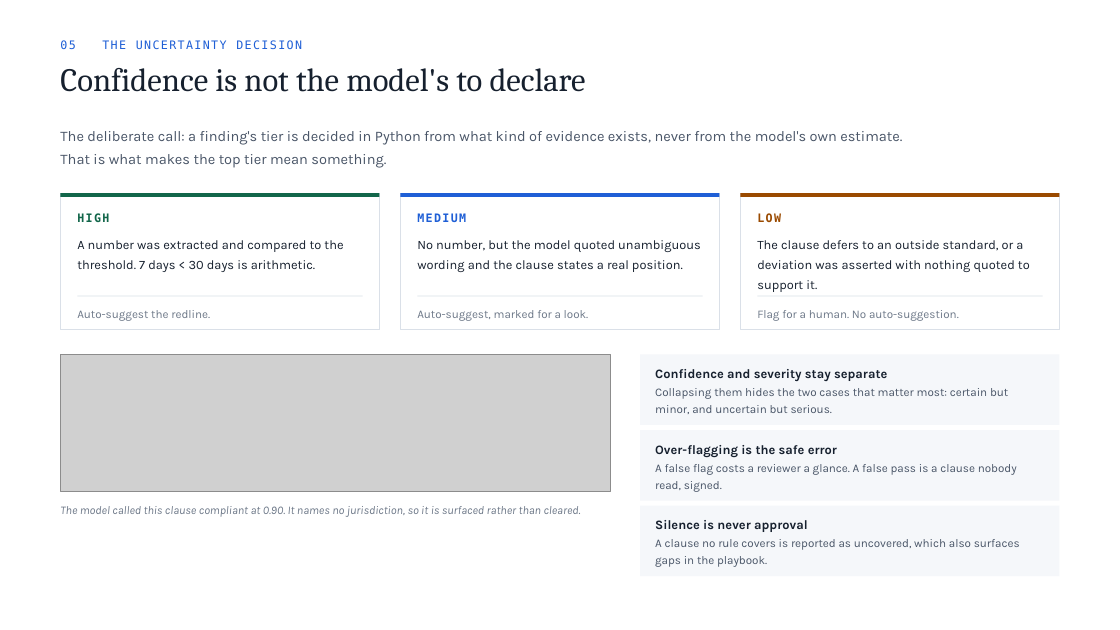
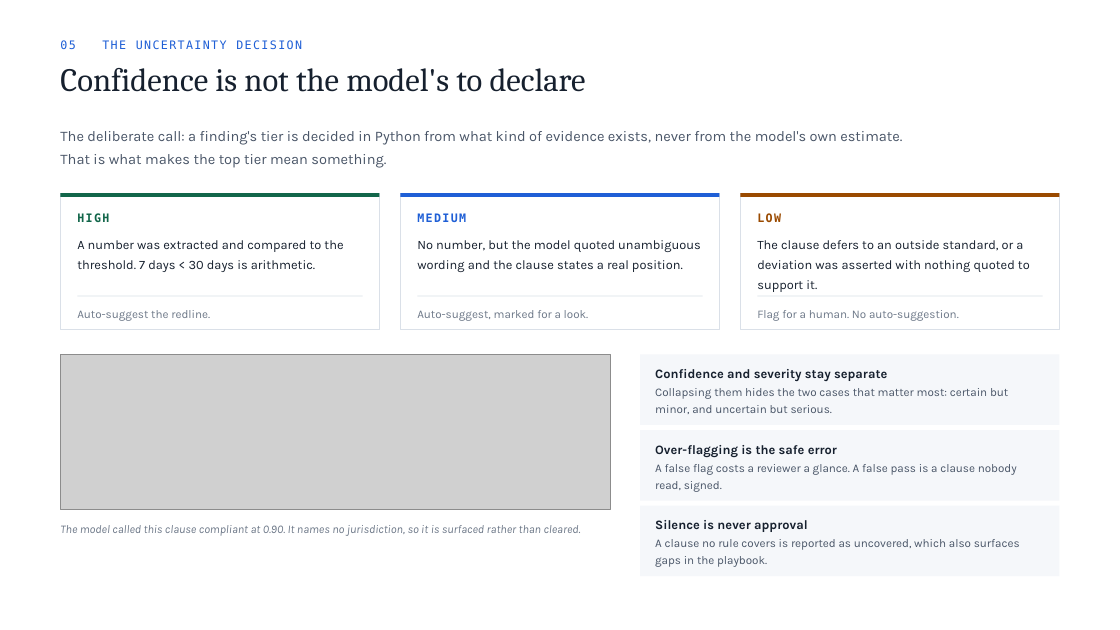
Before and after one commit to Rn-sripathi/Zycus, a slide deck: slide 5 of docs/Zycus_Redlining_Agent_Deck.pptx. Drawn at 1120x630 pixels with LibreOffice and Linux fonts; fonts in the diff are those of the drawing; grey boxes stand for pictures. Boxes give left, top, right and bottom in pixels: in the first picture for what was removed or moved away, otherwise in the second. Text is boxed around its words. In the diff, an @@ line names an element or a change of style, - is before the commit and + after.

```diff
--- a/docs/Zycus_Redlining_Agent_Deck.pptx
+++ b/docs/Zycus_Redlining_Agent_Deck.pptx
@@ picture: place and size @@
-picture at box(60, 355, 611, 492)
+picture at box(60, 355, 611, 509)
@@ text "The model called this clause ...": place and size @@
-text "The model called this clause ..." at box(60, 506, 581, 517)
+text "The model called this clause ..." at box(60, 525, 581, 536)
```
Also in this commit, not shown: 3 other slides changed, 8 other files.
